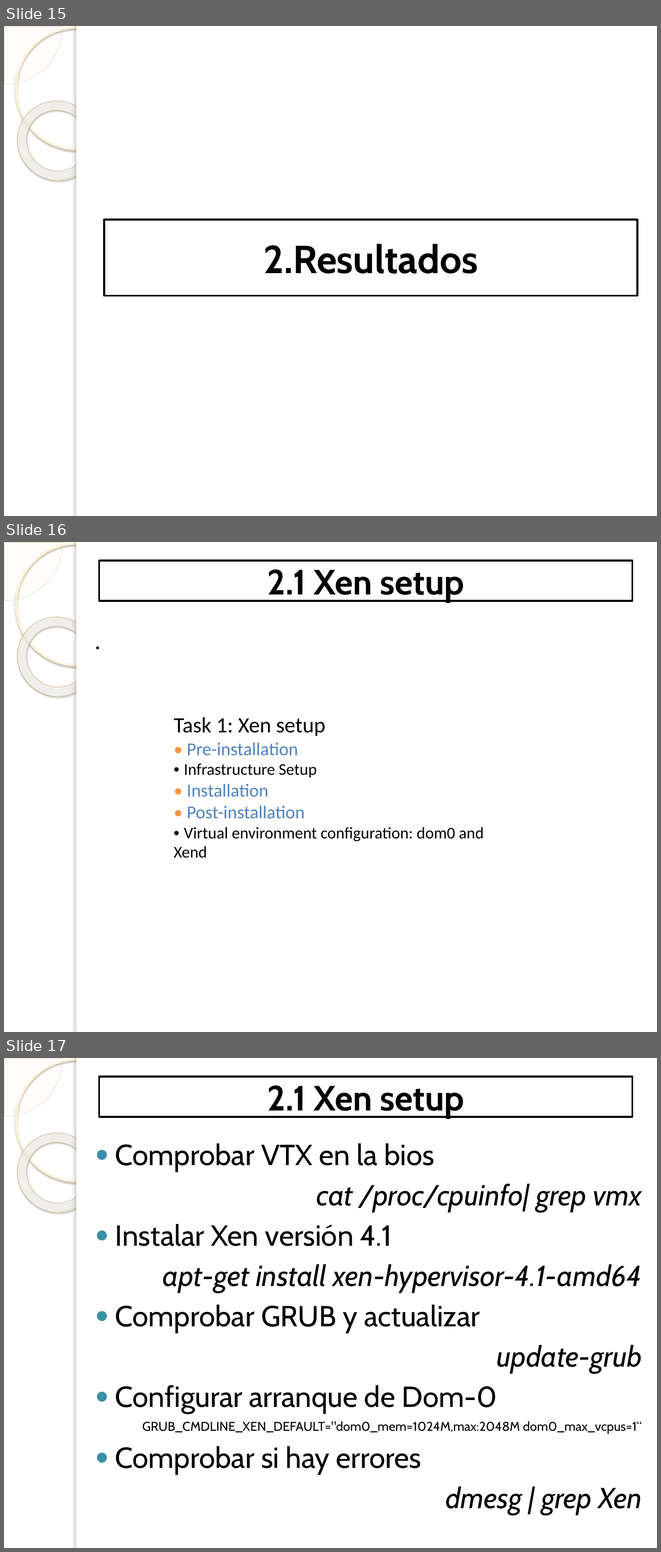
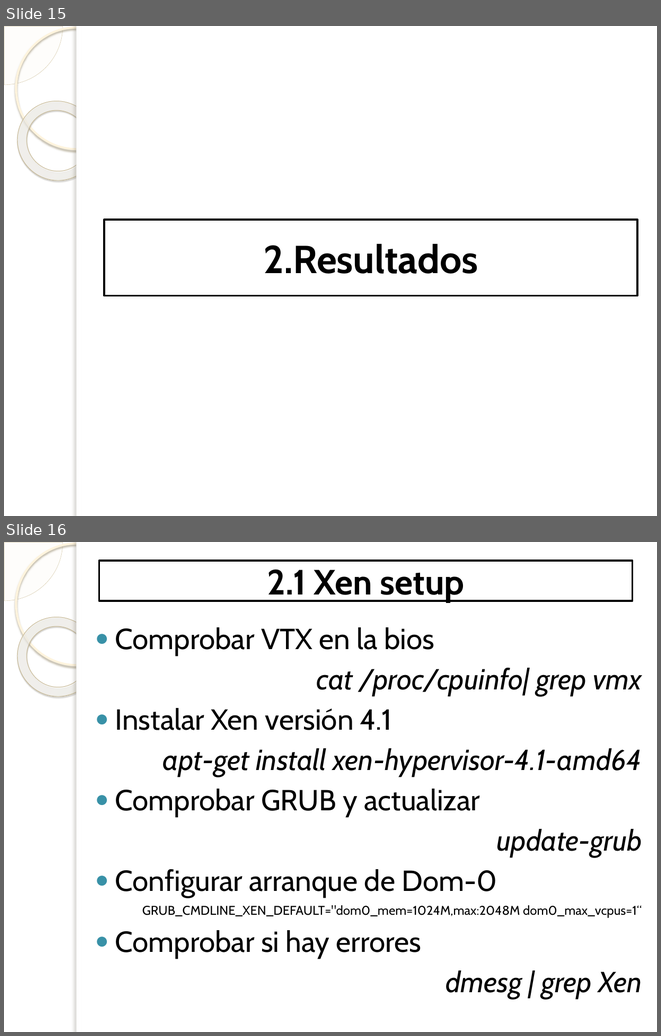
Before and after one commit to Davizuco/virtualizacion, a slide deck: Presentación David-P2.pptx. Shown one above the other, each under a label of ours: slides 15, 16 and 17 before the commit, slides 15 and 16 after it. The pictures are 661x1552 and 661x1036 pixels, drawn with LibreOffice and Linux fonts; fonts in the diff are those of the drawing; background and template pictures are left out. Boxes give left, top, right and bottom in pixels: in the first picture for what was removed or moved away, otherwise in the second. Text is boxed around its words. In the diff, an @@ line names an element or a change of style, - is before the commit and + after.

```diff
--- a/Presentación David-P2.pptx
+++ b/Presentación David-P2.pptx
@@ slide 16 removed at [4, 542, 657, 1032], background picture (left out); not listed: 5 template elements that a slide beside it also shows @@
@@ title removed at [99, 561, 633, 601] @@
-2.1 Xen setup
@@ text removed at [83, 617, 649, 1013] @@
-.
@@ text removed at [174, 717, 484, 858] @@
-Task 1: Xen setup
-• Pre-installation
-• Infrastructure Setup
-• Installation
-• Post-installation
-• Virtual environment configuration: dom0 and Xend
@@ what was slide 17 is now slide 16 @@
```
Also in this commit, not shown: 1 slide added, 5 other slides removed.
